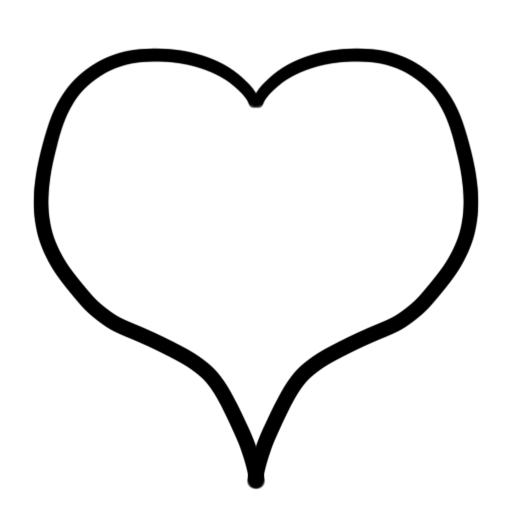
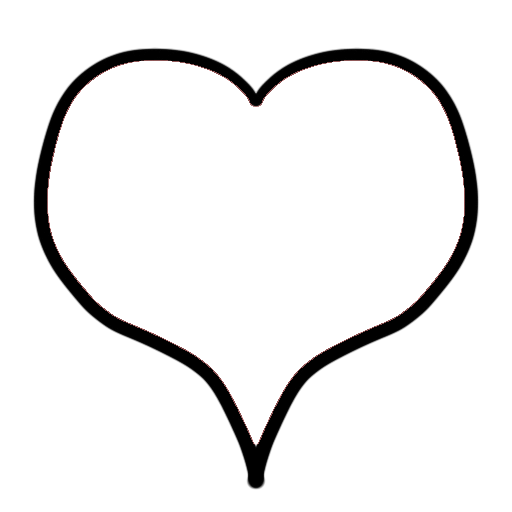
Revision of a layered 512×512 image; what changed, layer by layer:
added layer "Слой 1 копия" above "Слой 1 копия 2" over left=33, top=48, right=479, bottom=489
renamed "Слой 1" to "Слой 1 копия 2", hid it over left=33, top=48, right=479, bottom=489
